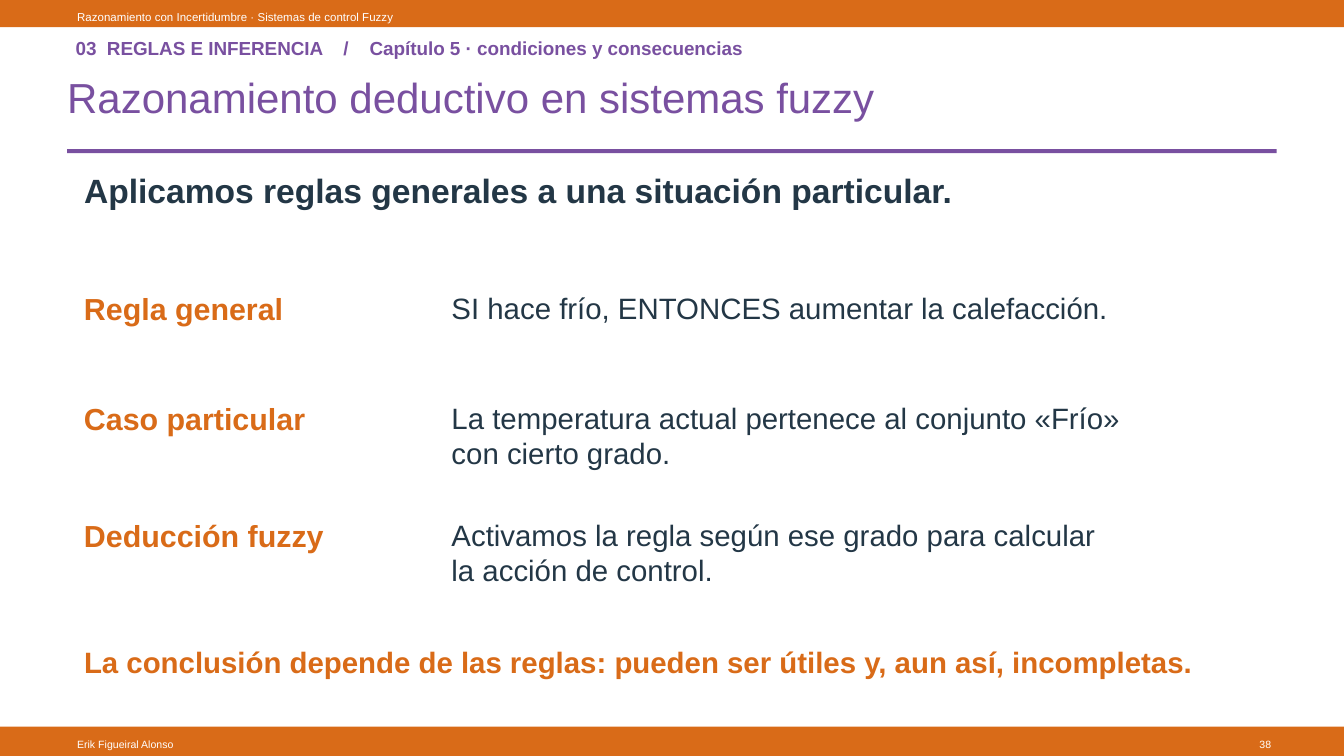
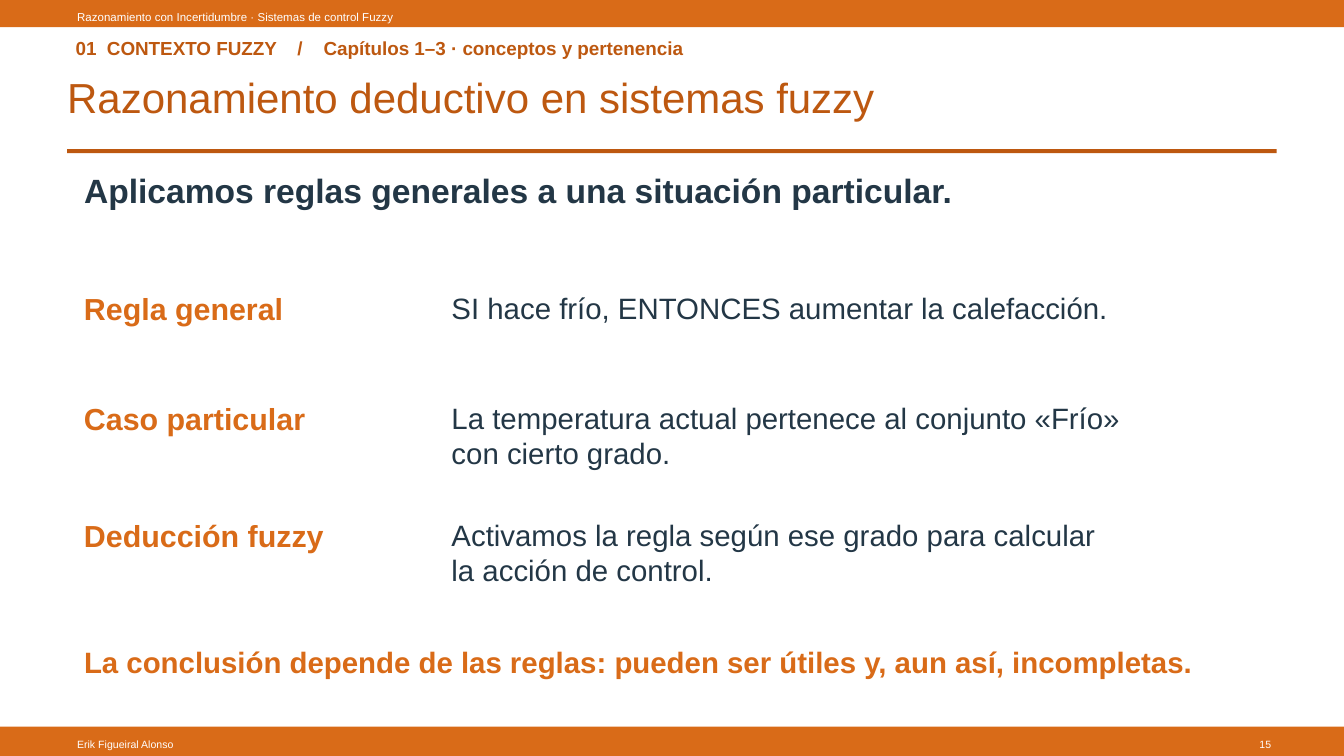
Before and after one commit to Figueiral-Alonso/Docencia, a slide deck: slide 15 of 26/Razonamiento con Incertidumbre/P2_Arquitectura/Control_Fuzzy/Sistemas_de_Control_Fuzzy.pptx (slide 38 before the commit). Drawn at 1344x756 pixels with LibreOffice and Linux fonts; fonts in the diff are those of the drawing. Boxes give left, top, right and bottom in pixels: in the first picture for what was removed or moved away, otherwise in the second. Text is boxed around its words. In the diff, an @@ line names an element or a change of style, - is before the commit and + after.

Commit message:
Restaura la introducción completa de fuzzy y adelanta los ejemplos del sensor

```diff
--- a/26/Razonamiento con Incertidumbre/P2_Arquitectura/Control_Fuzzy/Sistemas_de_Control_Fuzzy.pptx
+++ b/26/Razonamiento con Incertidumbre/P2_Arquitectura/Control_Fuzzy/Sistemas_de_Control_Fuzzy.pptx
@@ text at [76, 41, 683, 59]: text changed; text colour #7950A0 to #BD5810 @@
-03 REGLAS E INFERENCIA / Capítulo 5 · condiciones y consecuencias
+01 CONTEXTO FUZZY / Capítulos 1–3 · conceptos y pertenencia
@@ text "Razonamiento deductivo en sistemas fuzzy" at [67, 82, 874, 121]: text colour #7950A0 to #BD5810 @@
@@ rectangle at [68, 149, 1277, 153]: fill #7950A0 to #BD5810 @@
@@ text at [1259, 740, 1271, 748]: text changed @@
-38
+15
```
Also in this commit, not shown: 73 other slides changed, 2 slides added, 1 other file.
